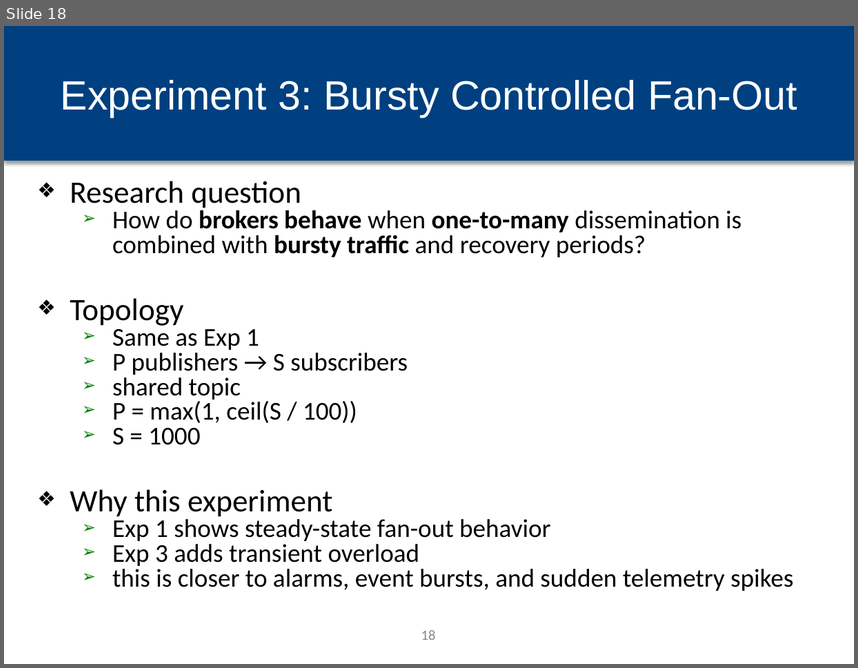
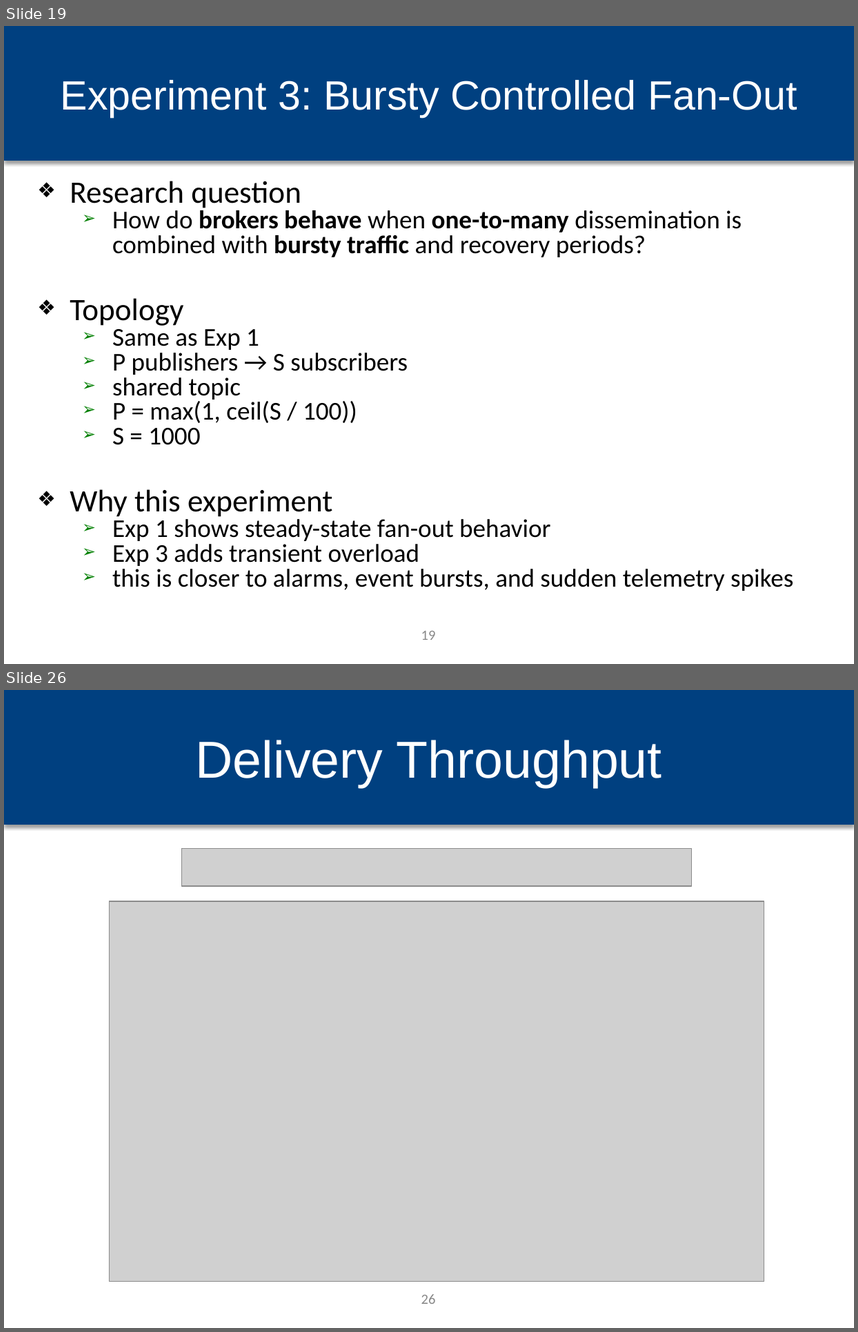
Before and after one commit to hpcclab/mq-bench, a slide deck: docs/Plan/MQ_Bench_Journal_Extension_final.pptx. Shown one above the other, each under a label of ours: slide 18 before the commit, slides 19 and 26 after it; the slides between them are not shown. The pictures are 858x668 and 858x1332 pixels, drawn with LibreOffice and Linux fonts; fonts in the diff are those of the drawing; grey boxes stand for pictures; background and template pictures are left out. Boxes give left, top, right and bottom in pixels: in the first picture for what was removed or moved away, otherwise in the second. Text is boxed around its words. In the diff, an @@ line names an element or a change of style, - is before the commit and + after.

```diff
--- a/docs/Plan/MQ_Bench_Journal_Extension_final.pptx
+++ b/docs/Plan/MQ_Bench_Journal_Extension_final.pptx
@@ slide 26 added at (x1=4, y1=690, x2=854, y2=1328), background #FFFFFF; not listed: 1 template element that a slide beside it also shows @@
@@ title added at (x1=195, y1=740, x2=662, y2=787), 44 pt, text #FFFFFF @@
+Delivery Throughput
@@ picture added at (x1=181, y1=848, x2=692, y2=885) @@
@@ picture added at (x1=110, y1=901, x2=764, y2=1281) @@
@@ page number added at (x1=421, y1=1294, x2=436, y2=1303), 12 pt, text #888888 @@
+26
@@ what was slide 18 is now slide 19 @@
@@ page number at (x1=421, y1=630, x2=436, y2=639): text changed @@
-18
+19
```
Also in this commit, not shown: 23 slides changed, 7 other slides added, 1 slide removed, 12 other files.
